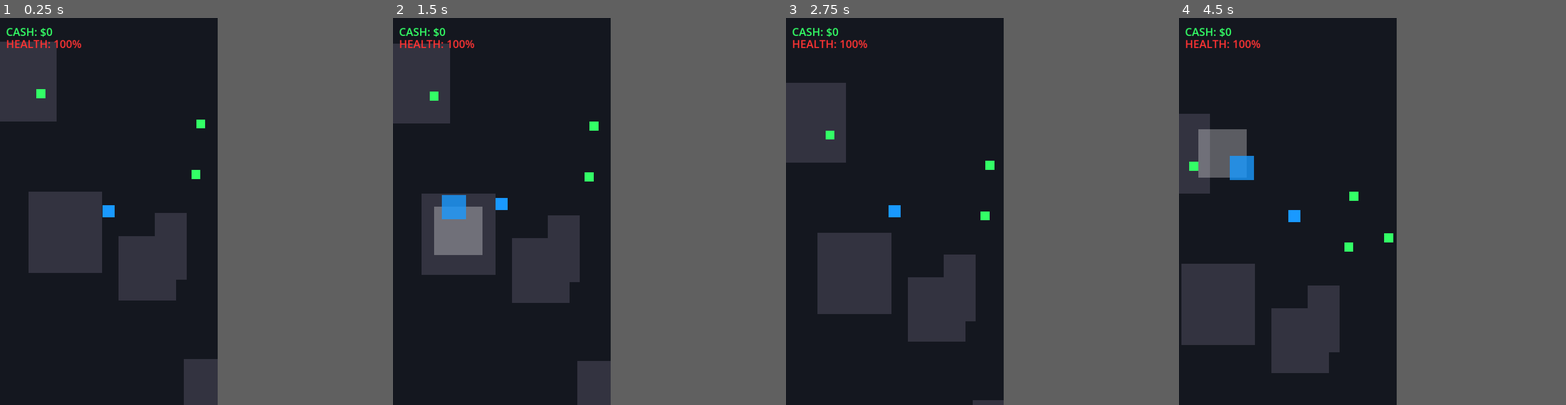
Above: before the commit, frames 1-4 (left to right).
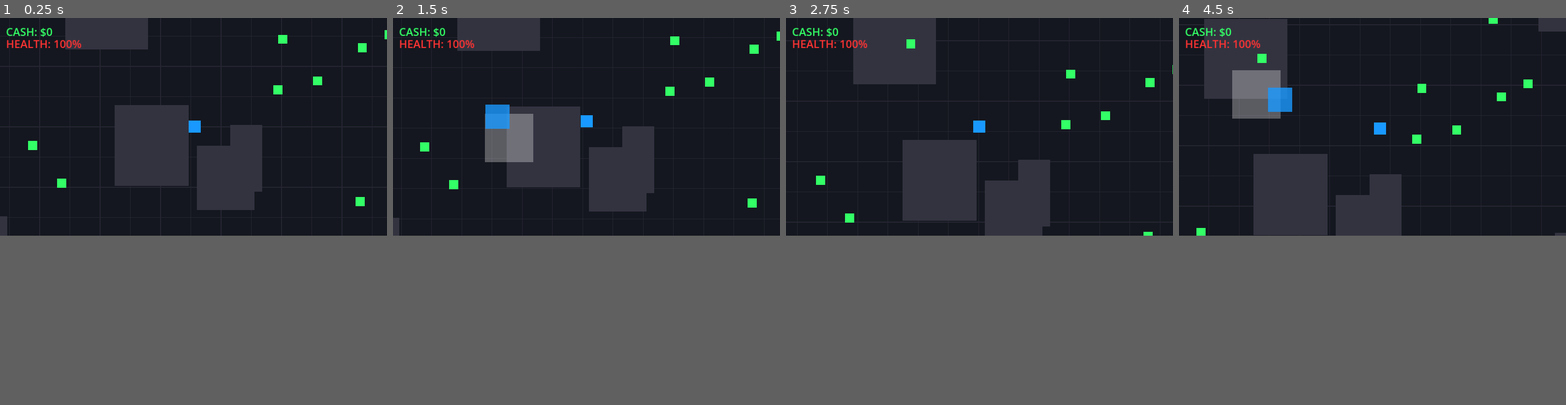
Above: after the commit, the same moments.

Repository: AniblimaxDeveloper/geta-iv-sivis
Game: Godot game, scene res://Main.tscn
Same seed, same stepped clock (60 frames per second), same inputs: the game is played once before the commit and once after it.
Inputs (mouse positions are in pixels of both pictures, inside the frame that each line leads up to):
- Up to frame 1 (0.25 s): no input
- Up to frame 2 (1.5 s): move the mouse to (547, 192) at 0.52 s; click (547, 192) at 0.67 s; tap Enter at 1.25 s; drag from (458, 230) to (435, 95) at 1.27 s
- Up to frame 3 (2.75 s): move the mouse to (917, 126) at 2.02 s; click (917, 126) at 2.17 s
- Up to frame 4 (4.5 s): drag from (1275, 288) to (1384, 165) at 2.77 s; move the mouse to (1353, 269) at 3.52 s; click (1353, 269) at 3.67 s; drag from (1221, 153) to (1349, 246) at 4.27 s
In our replay, the window is 450x800 before the commit and 800x450 after it. These sizes can differ from the game's own. Grey fills any space a smaller window leaves; there, only what the larger window draws over its background counts as a difference.

The runs differ from the first frame. In frame 1, 21% of the frame differs, in the area x 0-100%, y 0-100%; in frame 2, 22%; in frame 3, 21%; in frame 4, 22%, in the area x 0-100%, y 0-92%.

Commit message:
fix: landscape mode, remove splash, resize icon, add city grid

Diff:
--- a/Main.gd
+++ b/Main.gd
@@ -6,11 +6,22 @@
 
 func _ready():
     generate_city()
-    spawn_collectables(30)
+    spawn_collectables(40)
 
 func _process(_delta):
     hud_money.text = "CASH: $" + str(player.money)
     hud_health.text = "HEALTH: " + str(int(player.health)) + "%"
+
+# Fungsi untuk menggambar grid jalanan
+func _draw():
+    var grid_size = 100
+    var area_size = 2000
+    var line_color = Color(0.15, 0.15, 0.2) # Warna garis abu-abu gelap
+
+    for x in range(-area_size, area_size, grid_size):
+        draw_line(Vector2(x, -area_size), Vector2(x, area_size), line_color, 2)
+    for y in range(-area_size, area_size, grid_size):
+        draw_line(Vector2(-area_size, y), Vector2(area_size, y), line_color, 2)
 
 func generate_city():
     for i in range(100):
@@ -27,7 +38,7 @@
         color_rect.size = Vector2(w, h)
         color_rect.color = Color(0.2, 0.2, 0.25)
 
-        building.position = Vector2(randf_range(-2000, 2000), randf_range(-2000, 2000))
+        building.position = Vector2(randf_range(-1800, 1800), randf_range(-1800, 1800))
         color_rect.position = -Vector2(w, h) / 2
         collision.position = Vector2.ZERO
 
--- a/project.godot
+++ b/project.godot
@@ -5,18 +5,19 @@
 run/main_scene="res://Main.tscn"
 config/features=PackedStringArray("4.3", "GL Compatibility")
 config/icon="res://icon.png"
+boot_splash/show_image=false
+boot_splash/bg_color=Color(0.08, 0.09, 0.12, 1)
 
 [display]
-window/size/viewport_width=720
-window/size/viewport_height=1280
-window/handheld/orientation=1
+window/size/viewport_width=1280
+window/size/viewport_height=720
+window/handheld/orientation=0
 window/stretch/mode="canvas_items"
 
 [input_devices]
 pointing/emulate_mouse_from_touch=true
 
 [rendering]
-textures/vram_compression/import_etc2_astc=true
 renderer/rendering_method="gl_compatibility"
 renderer/rendering_method.mobile="gl_compatibility"
 environment/defaults/default_clear_color=Color(0.08, 0.09, 0.12, 1)
Binary file changed: icon.png
Binary file added: icon_original.png
